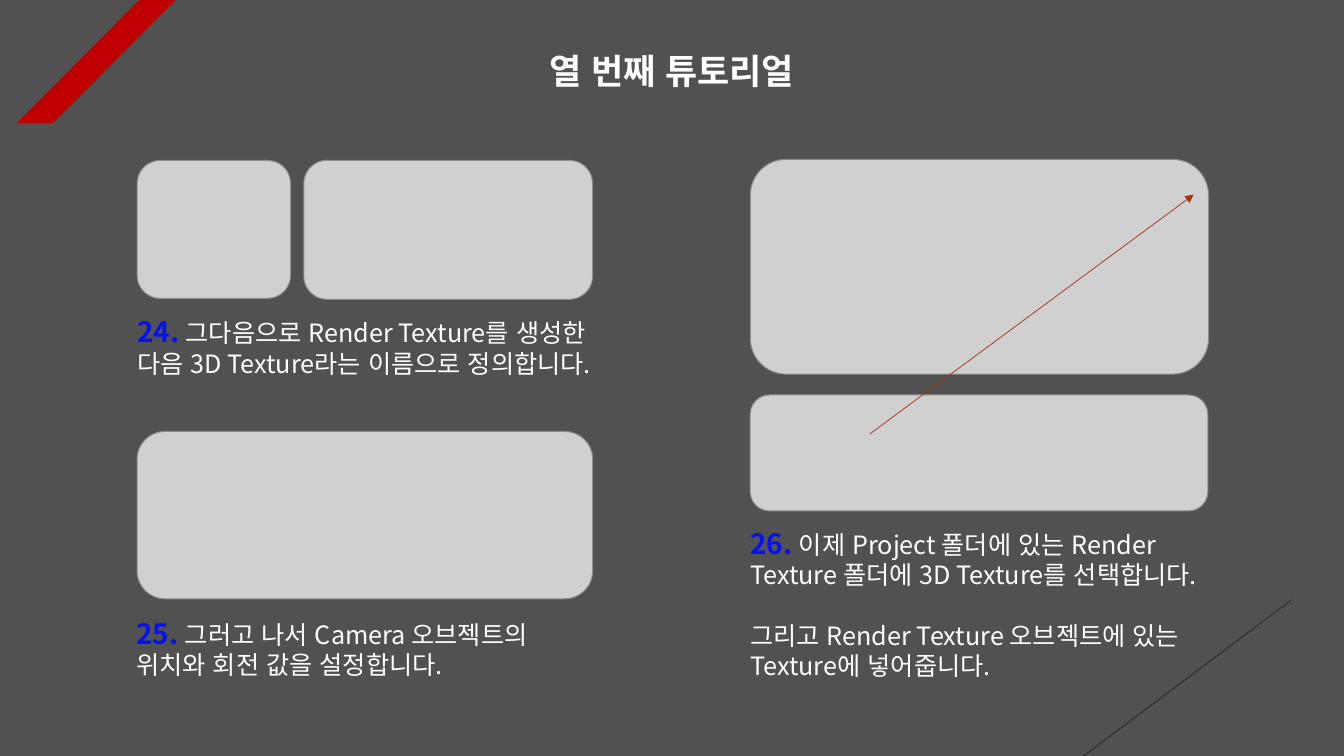
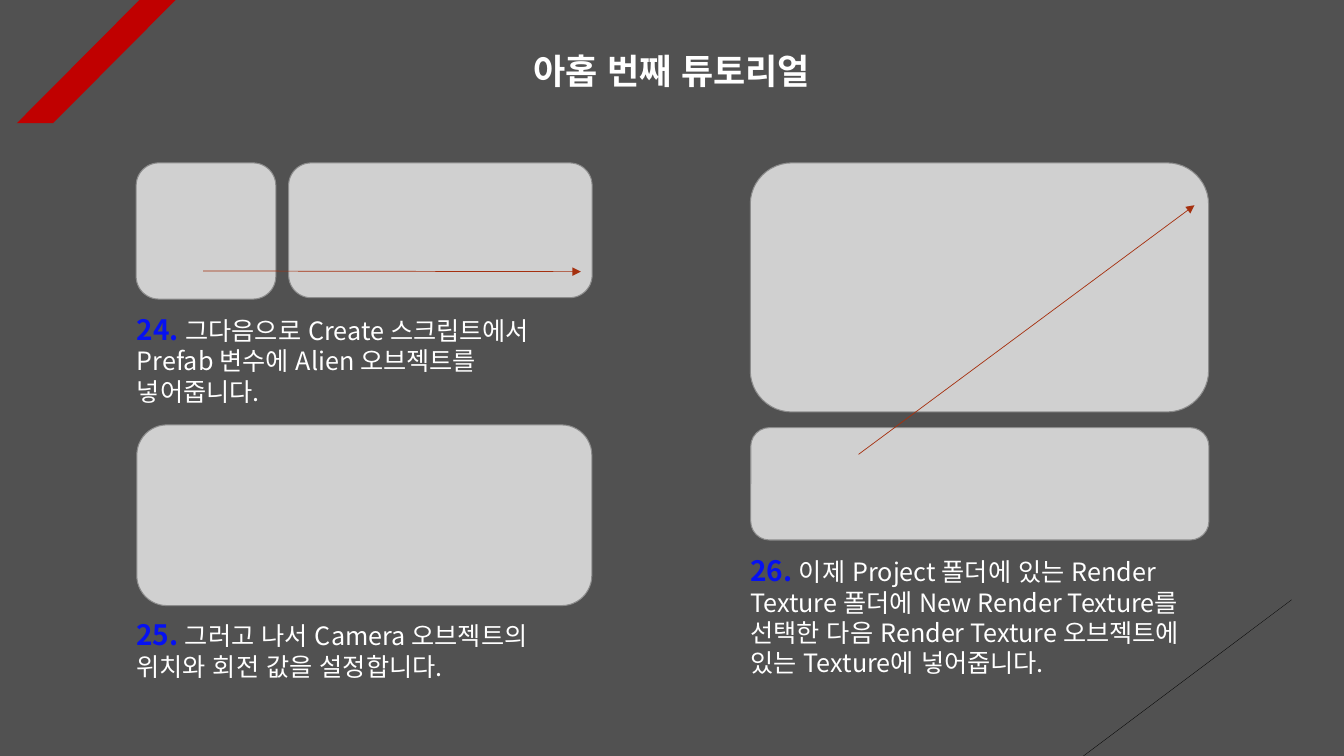
Before and after one commit to Unity2033/3D-UnityEngine, a slide deck: slide 9 of Assets/Instantiate & Destroy/PPT Data/Instatiate and Destroy Example.pptx (slide 10 before the commit). Drawn at 1344x756 pixels with LibreOffice and Linux fonts; fonts in the diff are those of the drawing; grey boxes stand for pictures. Boxes give left, top, right and bottom in pixels: in the first picture for what was removed or moved away, otherwise in the second. Text is boxed around its words. In the diff, an @@ line names an element or a change of style, - is before the commit and + after.

```diff
--- a/Assets/Instantiate & Destroy/PPT Data/Instatiate and Destroy Example.pptx
+++ b/Assets/Instantiate & Destroy/PPT Data/Instatiate and Destroy Example.pptx
@@ text at [533,54,811,87]: text changed @@
-열 번째 튜토리얼
+아홉 번째 튜토리얼
@@ picture: place and size @@
-picture at [137,160,290,298]
+picture at [136,163,276,299]
@@ picture: place and size @@
-picture at [303,160,592,299]
+picture at [288,163,592,298]
@@ picture: place and size @@
-picture at [750,159,1209,374]
+picture at [750,163,1209,412]
@@ arrow moved from (870, 435) - (1194, 195) to (859, 455) - (1195, 206) @@
@@ arrow added from (204, 271) to (581, 272), #A5300F 0.5 pt dashed @@
@@ text at [137,319,529,403]: text changed @@
-24. 그다음으로 Render Texture를 생성한 다음 3D Texture라는 이름으로 정의합니다.
+24. 그다음으로 Create 스크립트에서 Prefab 변수에 Alien 오브젝트를 넣어줍니다.
@@ picture: place and size @@
-picture at [137,432,593,599]
+picture at [137,425,592,606]
@@ picture: place and size @@
-picture at [750,395,1208,511]
+picture at [751,427,1210,539]
@@ text at [750,560,1179,674]: text changed @@
-26. 이제 Project 폴더에 있는 Render Texture 폴더에 3D Texture를 선택합니다.
-그리고 Render Texture 오브젝트에 있는 Texture에 넣어줍니다.
+26. 이제 Project 폴더에 있는 Render Texture 폴더에 New Render Texture를 선택한 다음 Render Texture 오브젝트에 있는 Texture에 넣어줍니다.
```
Also in this commit, not shown: 8 other slides changed, 1 slide added, 3 slides removed, 14 other files.
